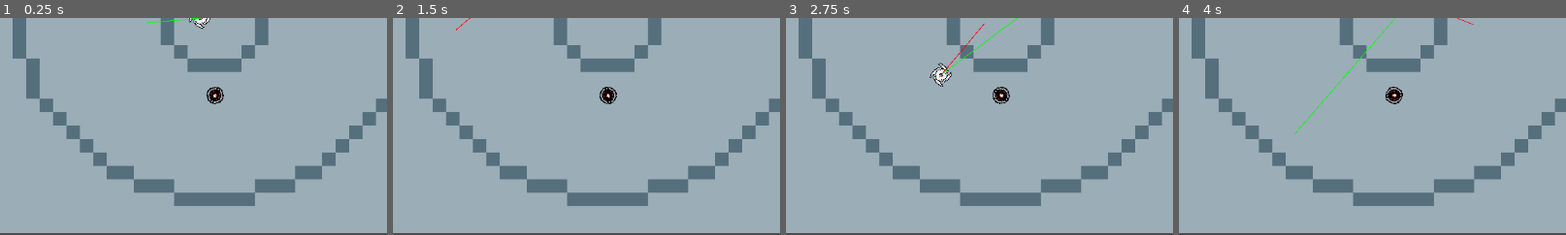
Above: before the commit, frames 1-4 (left to right).
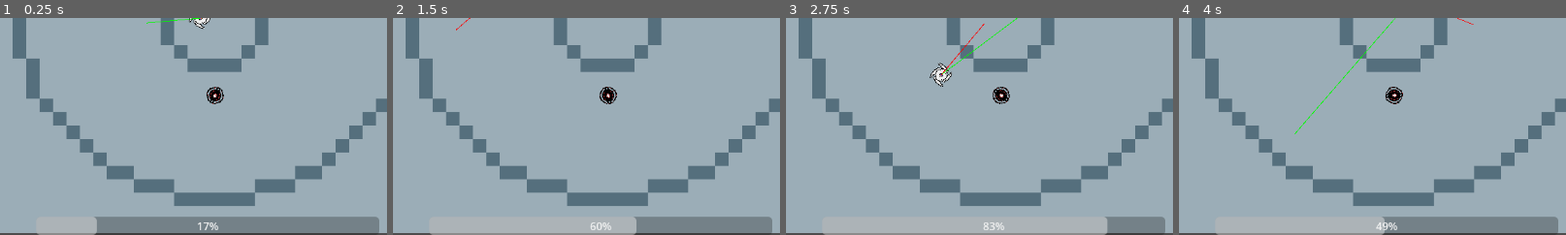
Above: after the commit, the same moments.

Repository: pablopenna/banebabe
Game: Godot game, scene res://scenes/main.tscn
The game is run twice, just before and just after one commit, with the same random seed, the same clock (stepped at 60 frames per second) and the same inputs.
Inputs (mouse positions are % of the whole screen's width and height, from its top left):
- Up to frame 1 (0.25 s): no input
- Up to frame 2 (1.5 s): move the mouse to (72, 45) at 0.52 s; hold Space (player_accelerate) 0.53-1.28 s; move the mouse to (30, 55) at 1.27 s
- Up to frame 3 (2.75 s): move the mouse to (60, 28) at 2.02 s; hold Space (player_accelerate) from 2.03 s (still down)
- Up to frame 4 (4 s): move the mouse to (45, 70) at 2.77 s; move the mouse to (80, 65) at 3.52 s; release Space (player_accelerate) at 3.53 s
The pictures show only the part of the screen within x 23-73%, y 50-100%; the shares and areas given below are measured in that part.

The runs differ from the first frame. In frame 1, 5.6% of the frame differs, in the area x 9-98%, y 91-100%; in frame 2, 3.3%; in frame 3, 1.9%; in frame 4, 3.8%.

Commit message:
add ui with bar showing speed

Diff:
--- a/scenes/banebabe/debug_lines.gd
+++ b/scenes/banebabe/debug_lines.gd
@@ -11,5 +11,5 @@
 	# target direction
 	draw_line(Vector2.ZERO, banebabe.get_target_direction() * 100, Color.RED, 1.0)
 
-func _physics_process(delta: float) -> void:
+func _physics_process(_delta: float) -> void:
 	queue_redraw()
--- a/scenes/banebabe/dummy/dummy.gd
+++ b/scenes/banebabe/dummy/dummy.gd
@@ -2,3 +2,4 @@
 
 func get_target_direction() -> Vector2:
 	return Vector2.ZERO
+	# return super.get_target_direction()
--- a/scenes/main.tscn
+++ b/scenes/main.tscn
@@ -1,8 +1,9 @@
-[gd_scene load_steps=4 format=3 uid="uid://bqh84kuvdu75i"]
+[gd_scene load_steps=5 format=3 uid="uid://bqh84kuvdu75i"]
 
 [ext_resource type="PackedScene" uid="uid://c7r7qwxwce1oc" path="res://scenes/ring.tscn" id="1_1551y"]
 [ext_resource type="PackedScene" uid="uid://bpq1mlsart0hp" path="res://scenes/banebabe/banebabe.tscn" id="2_nc6t7"]
 [ext_resource type="PackedScene" uid="uid://bnvl1vij2xxj8" path="res://scenes/banebabe/dummy/dummy.tscn" id="3_oua5a"]
+[ext_resource type="PackedScene" uid="uid://04x0iuhp8ljj" path="res://scenes/ui/match_ui.tscn" id="4_0mblb"]
 
 [node name="Main" type="Node2D"]
 
@@ -13,3 +14,6 @@
 
 [node name="Dummy" parent="." instance=ExtResource("3_oua5a")]
 position = Vector2(588, 440)
+
+[node name="MatchUI" parent="." node_paths=PackedStringArray("banebabe_to_track") instance=ExtResource("4_0mblb")]
+banebabe_to_track = NodePath("../Banebabe")
--- /dev/null
+++ b/scenes/ui/match_ui.gd
@@ -0,0 +1,10 @@
+extends CanvasLayer
+
+@export
+var banebabe_to_track: Banebabe
+
+@export
+var _speed_bar: ProgressBar
+
+func _physics_process(_delta: float) -> void:
+	_speed_bar.value = banebabe_to_track.move_speed / banebabe_to_track.max_move_speed
--- /dev/null
+++ b/scenes/ui/match_ui.tscn
@@ -0,0 +1,21 @@
+[gd_scene load_steps=2 format=3 uid="uid://04x0iuhp8ljj"]
+
+[ext_resource type="Script" path="res://scenes/ui/match_ui.gd" id="1_nse3h"]
+
+[node name="MatchUI" type="CanvasLayer" node_paths=PackedStringArray("_speed_bar")]
+script = ExtResource("1_nse3h")
+_speed_bar = NodePath("SpeedBar")
+
+[node name="SpeedBar" type="ProgressBar" parent="."]
+anchors_preset = -1
+anchor_left = 0.0564236
+anchor_top = 1.0
+anchor_right = 0.946181
+anchor_bottom = 1.0
+offset_left = 257.0
+offset_top = -27.0
+offset_right = -258.0
+grow_horizontal = 2
+grow_vertical = 0
+max_value = 1.0
+metadata/_edit_use_anchors_ = true
